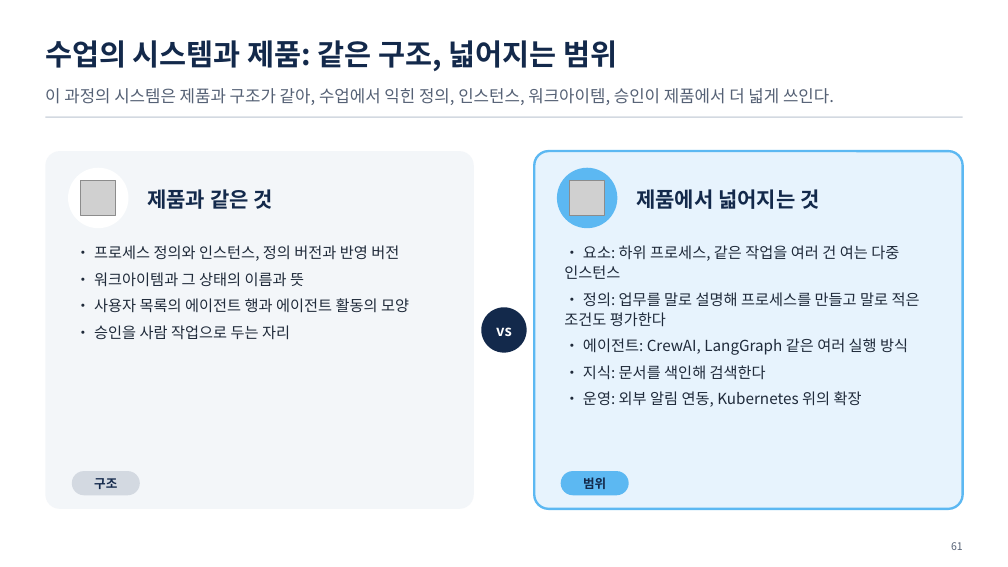
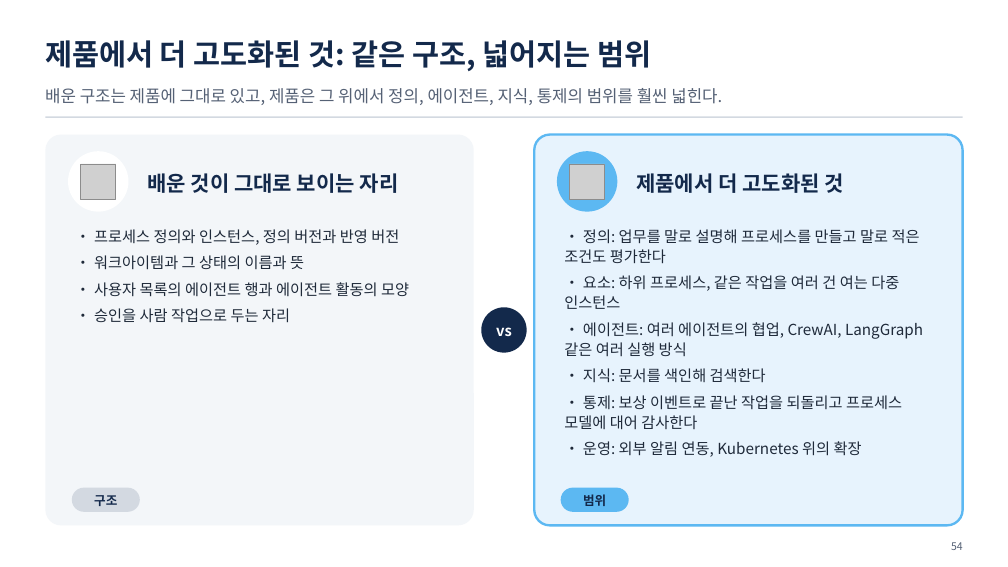
Before and after one commit to uengine-oss/hyd-iot-edu, a slide deck: slide 54 of docs/교재/통합반/11일차/통합반_11일차.pptx (slide 61 before the commit). Drawn at 1008x567 pixels with LibreOffice and Linux fonts; fonts in the diff are those of the drawing; grey boxes stand for pictures. Boxes give left, top, right and bottom in pixels: in the first picture for what was removed or moved away, otherwise in the second. Text is boxed around its words. In the diff, an @@ line names an element or a change of style, - is before the commit and + after.

```diff
--- a/docs/교재/통합반/11일차/통합반_11일차.pptx
+++ b/docs/교재/통합반/11일차/통합반_11일차.pptx
@@ text at bbox=[45, 40, 651, 71]: text changed @@
-수업의 시스템과 제품: 같은 구조, 넓어지는 범위
+제품에서 더 고도화된 것: 같은 구조, 넓어지는 범위
@@ text at bbox=[45, 88, 722, 105]: text changed @@
-이 과정의 시스템은 제품과 구조가 같아, 수업에서 익힌 정의, 인스턴스, 워크아이템, 승인이 제품에서 더 넓게 쓰인다.
+배운 구조는 제품에 그대로 있고, 제품은 그 위에서 정의, 에이전트, 지식, 통제의 범위를 훨씬 넓힌다.
@@ rounded rectangle: place and size @@
-rounded rectangle at bbox=[45, 151, 474, 509]
+rounded rectangle at bbox=[45, 135, 474, 526]
@@ rounded rectangle: place and size @@
-rounded rectangle at bbox=[535, 151, 963, 509]
+rounded rectangle at bbox=[535, 135, 963, 526]
@@ text at bbox=[147, 173, 399, 193]: text changed @@
-제품과 같은 것
+배운 것이 그대로 보이는 자리
@@ 2 pictures, 2 ellipses: place and size @@
-2 pictures, 2 ellipses at bbox=[68, 168, 618, 228]
+2 pictures, 2 ellipses at bbox=[68, 151, 618, 212]
@@ text at bbox=[636, 173, 844, 193]: text changed @@
-제품에서 넓어지는 것
+제품에서 더 고도화된 것
@@ text "• 프로세스 정의와 인스턴스, 정의 ...": place and size @@
-text "• 프로세스 정의와 인스턴스, 정의 ..." at bbox=[94, 245, 409, 340]
+text "• 프로세스 정의와 인스턴스, 정의 ..." at bbox=[94, 229, 409, 323]
@@ text "• 정의: 업무를 말로 설명해 ...": place and size @@
-text "• 정의: 업무를 말로 설명해 ..." at bbox=[564, 245, 920, 407]
+text "• 정의: 업무를 말로 설명해 ..." at bbox=[564, 229, 923, 457]
@@ text at bbox=[564, 229, 920, 264]: paragraph added @@
+• 정의: 업무를 말로 설명해 프로세스를 만들고 말로 적은 조건도 평가한다
@@ text at bbox=[564, 322, 923, 356]: text changed @@
-• 정의: 업무를 말로 설명해 프로세스를 만들고 말로 적은 조건도 평가한다
-• 에이전트: CrewAI, LangGraph 같은 여러 실행 방식
+• 에이전트: 여러 에이전트의 협업, CrewAI, LangGraph 같은 여러 실행 방식
@@ text at bbox=[564, 395, 902, 429]: paragraph added @@
+• 통제: 보상 이벤트로 끝난 작업을 되돌리고 프로세스 모델에 대어 감사한다
@@ 2 texts, 2 rounded rectangles: place and size @@
-2 texts, 2 rounded rectangles at bbox=[72, 471, 629, 495]
+2 texts, 2 rounded rectangles at bbox=[72, 488, 629, 512]
@@ text at bbox=[951, 542, 963, 550]: text changed @@
-61
+54
```
Also in this commit, not shown: 11 other slides changed, 3 slides added, 22 slides removed, 10 other files.
